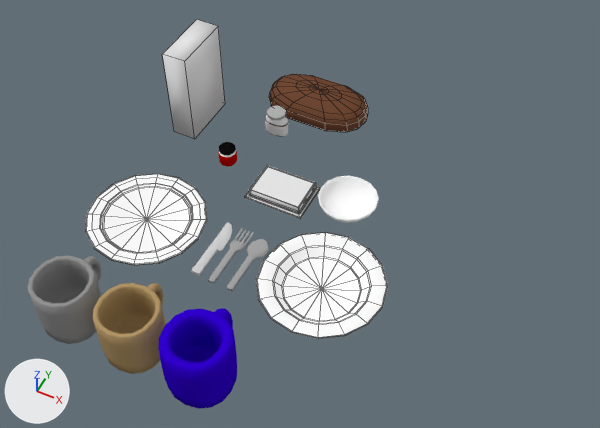
Renders of the Blender file data/props/kitchen_objects.blend from each side of a commit.
The view is the same before and after, from a 50 mm lens placed at (0.915, -1.199, 1.772), pointed at (0.243, 0.145, 0.093). The axes (+X, +Y, +Z) are drawn at lower left. The lights are the same throughout. Mesh edges are drawn as thin lines on the coarser meshes.

The first picture shows 'Bowl', 'Bread', 'ButterDish', 'Cornflakes', 'Cup_Blue', 'Cup_Gray', 'Cup_Ocher', 'Knife', 'Nutella', 'Plate', 'SoupPlate', 'Spoon'.
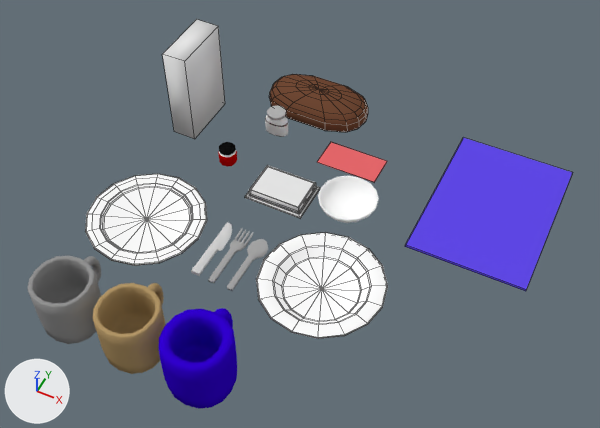
The change in detail:
Material 'Material' (mat_material) is new.
Its base color is (0.116, 0.0653, 0.8) (blue #6048e7).
Material 'Material.001' (mat_material_001) is new.
Its base color is (0.8, 0.139, 0.149) (red #e7686c).
Mesh me_cube_005 is new.
It is a box spanning x -1.0..1.0, y -1.0..1.0, z -1.0..1.0.
It uses material mat_material (blue #6048e7).
Mesh me_cube_006 is new.
It is a box spanning x -1.0..1.0, y -1.0..1.0, z -1.0..1.0.
It uses material mat_material_001 (red #e7686c).
Object 'Placemat' (ob_placemat) is new; it shows me_cube_005.
Its location is (0.689, 0.486, 0.0).
Its scale is (0.171, 0.242, 0.00379).
Object 'Napkin' (ob_napkin) is new; it shows me_cube_006.
Its location is (0.252, 0.479, 0.0).
Its scale is (0.0947, -0.0497, 0.000635).

Location of each change, [x1, y1, x2, y2] in pixels of the pictures (600 x 428 px):
'Placemat', added (blue)
    after: [405, 137, 573, 291]
'Napkin', added (red)
    after: [317, 142, 387, 182]
